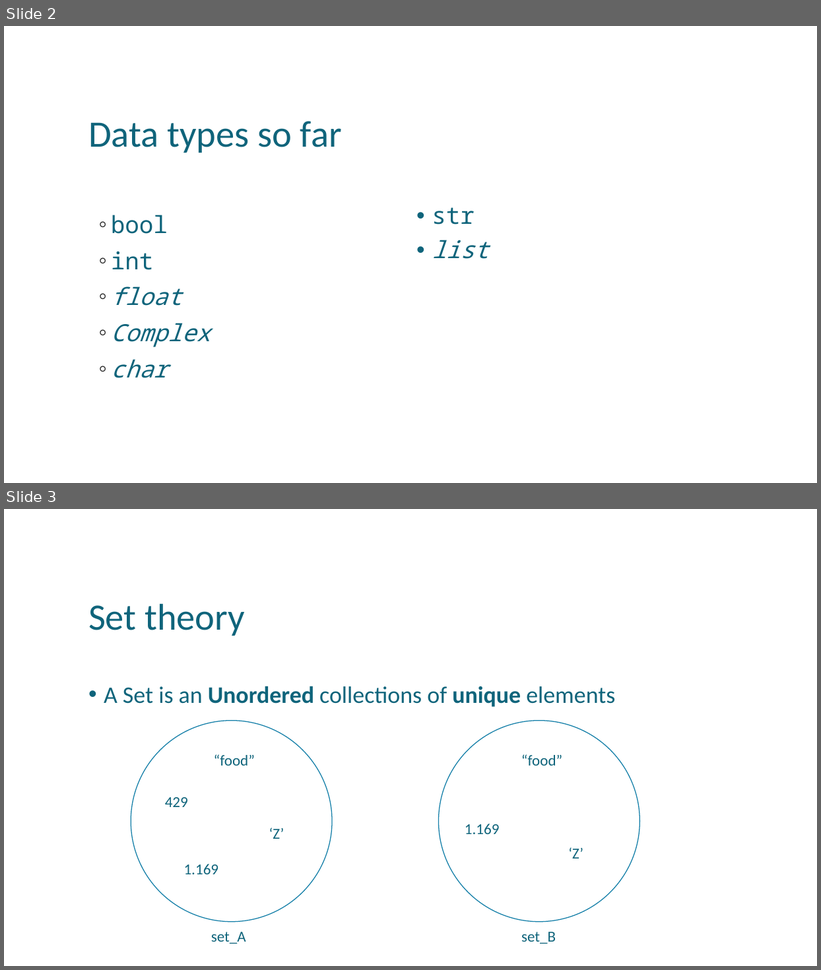
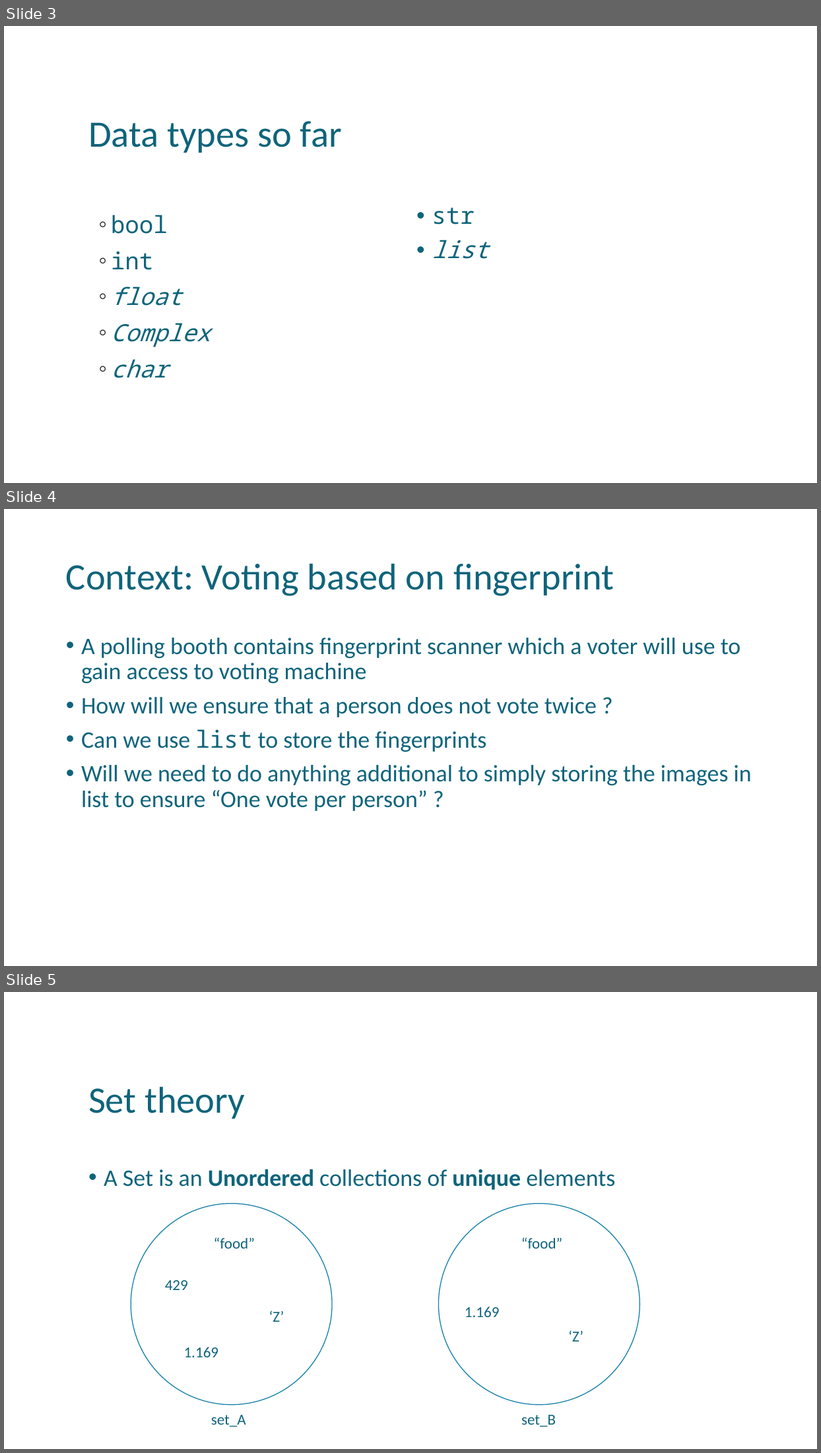
Before and after one commit to uday87j/teach_python, a slide deck: fundamentals/7-Set.pptx. Shown one above the other, each under a label of ours: slides 2 and 3 before the commit, slides 3, 4 and 5 after it. The pictures are 821x970 and 821x1453 pixels, drawn with LibreOffice and Linux fonts; fonts in the diff are those of the drawing. Boxes give left, top, right and bottom in pixels: in the first picture for what was removed or moved away, otherwise in the second. Text is boxed around its words. In the diff, an @@ line names an element or a change of style, - is before the commit and + after.

Commit message:
Add context to session #7

```diff
--- a/fundamentals/7-Set.pptx
+++ b/fundamentals/7-Set.pptx
@@ slide 4 added at box(4, 509, 817, 966), background #FFFFFF @@
@@ title added at box(66, 563, 614, 596), 44 pt, text #0F647B @@
+Context: Voting based on fingerprint
@@ text added at box(81, 638, 752, 811), 28 pt, text #0F647B @@
+• A polling booth contains fingerprint scanner which a voter will use to gain access to voting machine
+• How will we ensure that a person does not vote twice ?
+• Can we use list to store the fingerprints
+• Will we need to do anything additional to simply storing the images in list to ensure “One vote per person” ?
@@ what was slide 2 is now slide 3 @@
@@ what was slide 3 is now slide 5 @@
```
Also in this commit, not shown: 1 other slide added.
